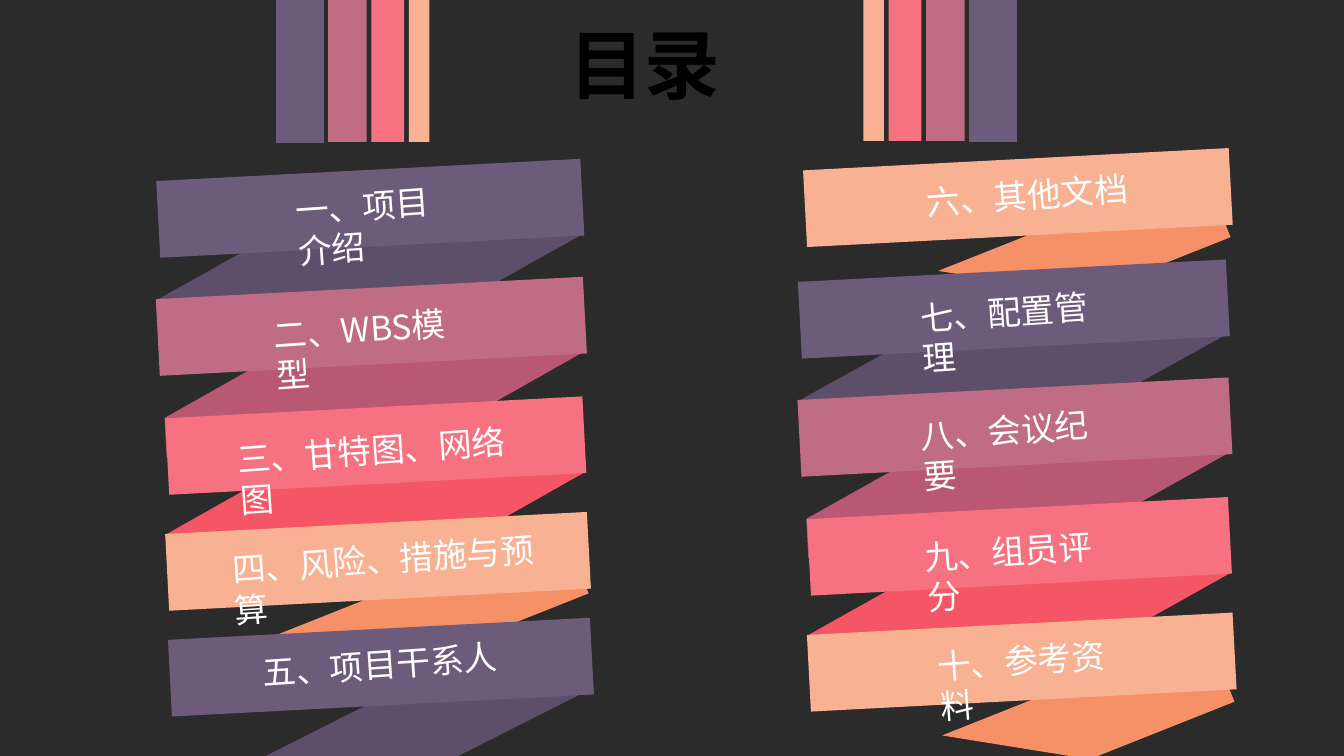
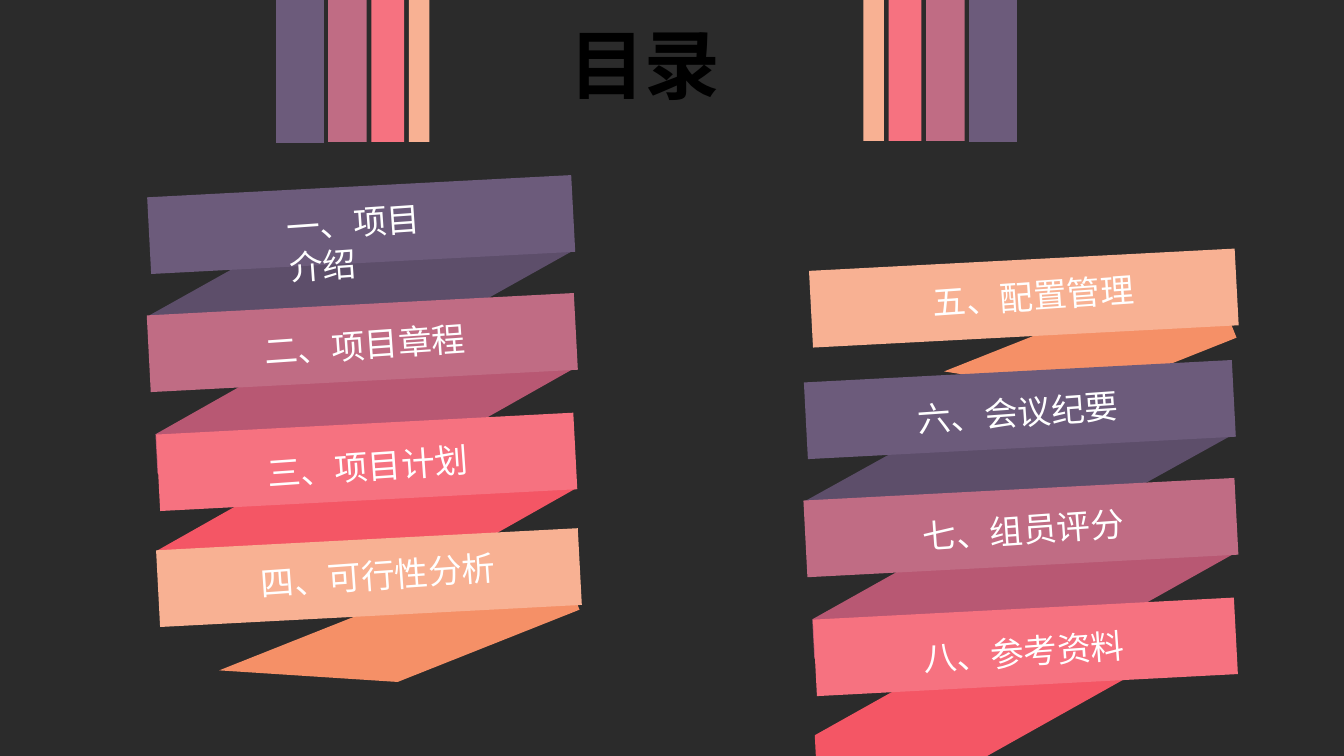
Before and after one commit to SRA2021-G04/project, a slide deck: slide 2 of PPT/SRA2021-G04-项目计划展示0.0.1.pptx. Drawn at 1344x756 pixels with LibreOffice and Linux fonts; fonts in the diff are those of the drawing; background and template pictures are left out; a plain dark background stands for a picture behind light text. Boxes give left, top, right and bottom in pixels: in the first picture for what was removed or moved away, otherwise in the second. Text is boxed around its words. In the diff, an @@ line names an element or a change of style, - is before the commit and + after.

Commit message:
版本管理文档，需求工程项目计划，甘特图，PPT等更新

```diff
--- a/PPT/SRA2021-G04-项目计划展示0.0.1.pptx
+++ b/PPT/SRA2021-G04-项目计划展示0.0.1.pptx
@@ text at [934, 275, 1135, 316]: text changed @@
-七、配置管理
+五、配置管理
@@ text at [265, 324, 466, 363]: text changed @@
-二、WBS模型
+二、项目章程
@@ 7 freeform shapes, 4 rectangles, 1 text: place and size @@
-7 freeform shapes, 4 rectangles, 1 text at [153, 159, 592, 726]
+7 freeform shapes, 4 rectangles, 1 text at [144, 175, 582, 742]
@@ text at [918, 391, 1119, 434]: text changed @@
-八、会议纪要
+六、会议纪要
@@ text at [268, 444, 469, 486]: text changed @@
-三、甘特图、网络图
+三、项目计划
@@ text at [924, 509, 1125, 550]: text changed @@
-九、组员评分
+七、组员评分
@@ text at [262, 552, 497, 597]: text changed @@
-四、风险、措施与预算
+四、可行性分析
@@ 6 freeform shapes, 4 rectangles: place and size @@
-6 freeform shapes, 4 rectangles at [796, 148, 1233, 675]
+6 freeform shapes, 4 rectangles at [802, 249, 1239, 756]
@@ rectangle removed at [168, 618, 594, 717] @@
@@ group removed at [807, 173, 1237, 756]: 2 freeform shapes, 1 text, 1 rectangle @@
-六、其他文档
@@ text removed at [264, 641, 499, 686] @@
-五、项目干系人
@@ text at [924, 630, 1125, 673]: text changed @@
-十、参考资料
+八、参考资料
@@ freeform shape removed at [204, 663, 581, 756] @@
```
Also in this commit, not shown: 14 other slides changed, 6 slides added, 6 slides removed, 18 other files.
